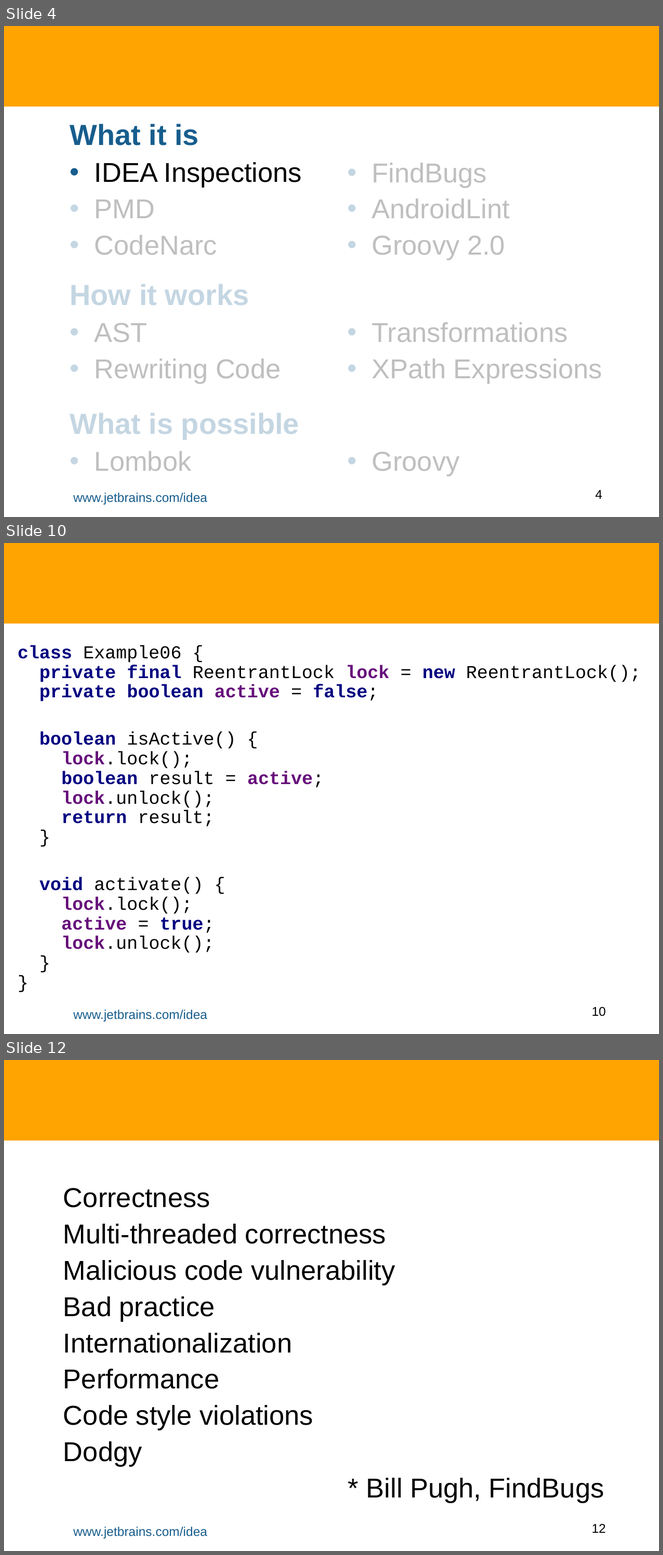
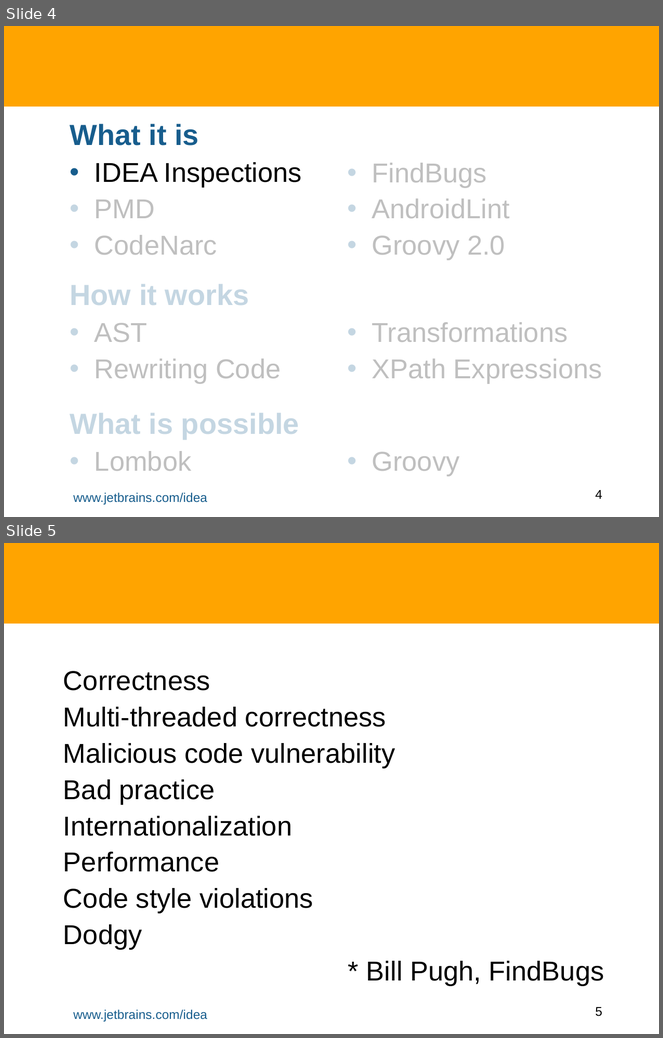
Before and after one commit to HamletDRC/presentations, a slide deck: staticanalysis/StaticAnalysisAndASTTransforms.odp. Shown one above the other, each under a label of ours: slides 4, 10 and 12 before the commit, slides 4 and 5 after it; the slides between them are not shown. The pictures are 663x1555 and 663x1038 pixels, drawn with LibreOffice and Linux fonts; fonts in the diff are those of the drawing; background and template pictures are left out. Boxes give left, top, right and bottom in pixels: in the first picture for what was removed or moved away, otherwise in the second. Text is boxed around its words. In the diff, an @@ line names an element or a change of style, - is before the commit and + after.

```diff
--- a/staticanalysis/StaticAnalysisAndASTTransforms.odp
+++ b/staticanalysis/StaticAnalysisAndASTTransforms.odp
@@ slide 10 removed at (4,543,659,1034), background #FFFFFF; not listed: 3 template elements that a slide beside it also shows @@
@@ subtitle removed at (18,645,641,953) @@
-class Example06 {
-private final ReentrantLock lock = new ReentrantLock();
-private boolean active = false;
-boolean isActive() {
-lock.lock();
-boolean result = active;
-lock.unlock();
-return result;
-}
-void activate() {
-lock.lock();
-active = true;
-lock.unlock();
-}
-}
@@ what was slide 12 is now slide 5 @@
@@ page number at (595,1007,603,1017): text changed @@
-12
+5
```
Also in this commit, not shown: 7 slides changed, 2 slides added, 8 other slides removed.
